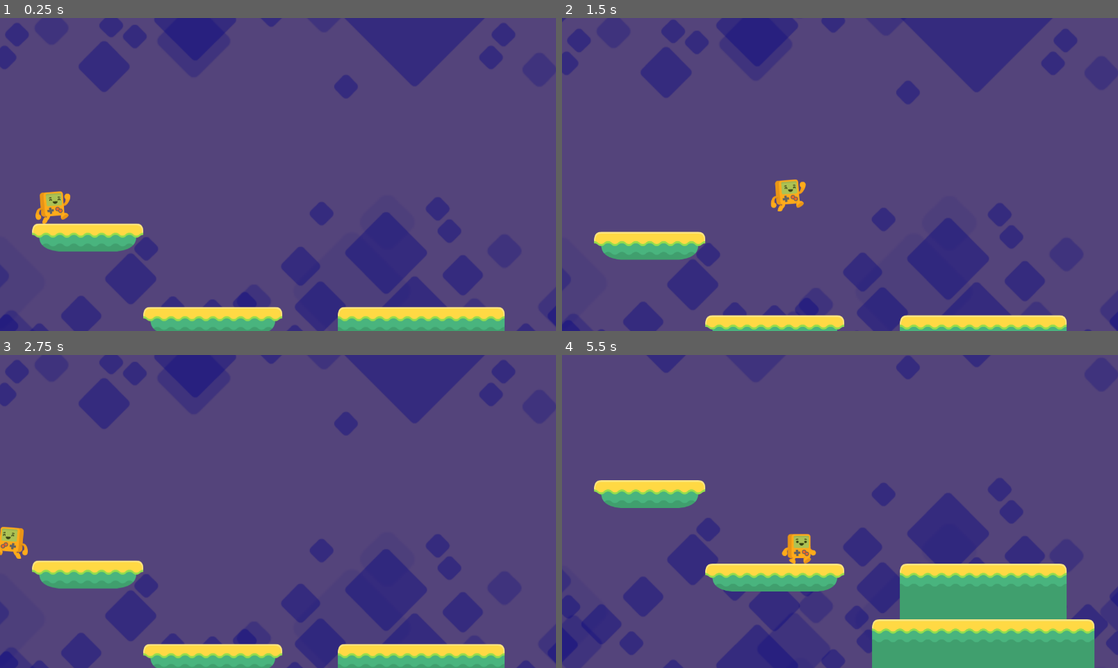
Above: before the commit, frames 1-4 (two rows, left to right).
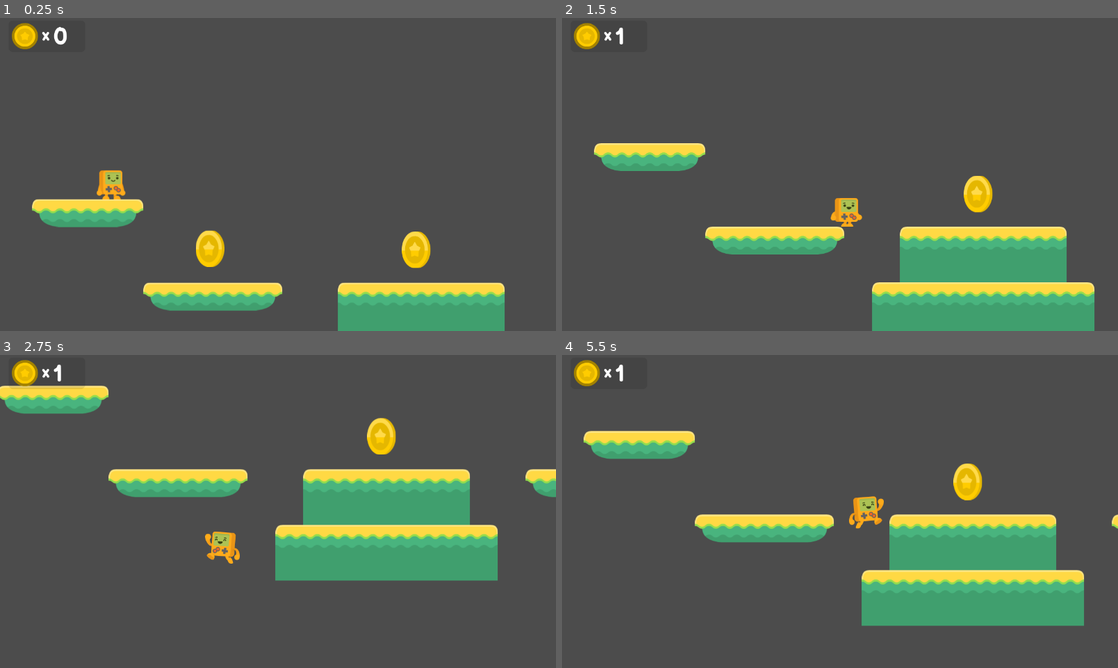
Above: after the commit, the same moments.

Repository: GravesStudios/Platformer-Tutorial
Game: Godot game, scene res://Level1.tscn
Two runs of this game, one before a commit and one after it. Both use one fixed random seed, a clock stepped at 60 frames per second and the inputs below. The project has no main scene, so this scene is started directly.
Inputs:
- Up to frame 1 (0.25 s): no input
- Up to frame 2 (1.5 s): hold D (move_right) from 0.53 s (still down); tap Space (move_up) at 0.77 s
- Up to frame 3 (2.75 s): tap Space (move_up) at 1.52 s; release D (move_right) at 2.03 s; hold A (move_left) from 2.03 s (still down)
- Up to frame 4 (5.5 s): release A (move_left) at 2.78 s; hold D (move_right) 2.78-4.28 s; tap Space (move_up) at 3.02, 3.77, 4.52 s; hold A (move_left) 4.28-5.03 s; hold D (move_right) from 5.03 s (still down)

The runs differ from the first frame. In frame 1, 99% of the frame differs, in the area x 0-100%, y 0-100%; in frame 2, 100%; in frame 3, 100%; in frame 4, 96%.

Commit message:
Finished parts 11 - 12 of the tutorial series.

Diff:
--- /dev/null
+++ b/PlatformerGame/Coin.tscn
@@ -0,0 +1,42 @@
+[gd_scene load_steps=5 format=2]
+
+[ext_resource path="res://Coin_spriteframes.tres" type="SpriteFrames" id=1]
+[ext_resource path="res://Scripts/Coin.gd" type="Script" id=2]
+
+[sub_resource type="CircleShape2D" id=1]
+radius = 42.278
+
+[sub_resource type="Animation" id=2]
+resource_name = "Bounce"
+length = 0.4
+step = 0.05
+tracks/0/type = "value"
+tracks/0/path = NodePath("AnimatedSprite:position")
+tracks/0/interp = 1
+tracks/0/loop_wrap = true
+tracks/0/imported = false
+tracks/0/enabled = true
+tracks/0/keys = {
+"times": PoolRealArray( 0, 0.25, 0.4 ),
+"transitions": PoolRealArray( 1, 1, 1 ),
+"update": 0,
+"values": [ Vector2( 0, 0 ), Vector2( 0, -235.634 ), Vector2( 0, -75.9389 ) ]
+}
+
+[node name="Coin" type="Area2D"]
+collision_layer = 0
+script = ExtResource( 2 )
+
+[node name="CollisionShape2D" type="CollisionShape2D" parent="."]
+shape = SubResource( 1 )
+
+[node name="AnimatedSprite" type="AnimatedSprite" parent="."]
+frames = ExtResource( 1 )
+animation = "spin"
+playing = true
+
+[node name="AnimationPlayer" type="AnimationPlayer" parent="."]
+anims/Bounce = SubResource( 2 )
+
+[connection signal="body_entered" from="." to="." method="_on_Coin_body_entered"]
+[connection signal="animation_finished" from="AnimationPlayer" to="." method="_on_AnimationPlayer_animation_finished"]
--- /dev/null
+++ b/PlatformerGame/Coin_spriteframes.tres
@@ -0,0 +1,13 @@
+[gd_resource type="SpriteFrames" load_steps=4 format=2]
+
+[ext_resource path="res://ASSETS/coin/gold_3.png" type="Texture" id=1]
+[ext_resource path="res://ASSETS/coin/gold_2.png" type="Texture" id=2]
+[ext_resource path="res://ASSETS/coin/gold_1.png" type="Texture" id=3]
+
+[resource]
+animations = [ {
+"frames": [ ExtResource( 3 ), ExtResource( 2 ), ExtResource( 1 ) ],
+"loop": true,
+"name": "spin",
+"speed": 5.0
+} ]
--- a/PlatformerGame/Level1.tscn
+++ b/PlatformerGame/Level1.tscn
@@ -1,10 +1,14 @@
-[gd_scene load_steps=8 format=2]
+[gd_scene load_steps=15 format=2]
 
 [ext_resource path="res://world_tileset.tres" type="TileSet" id=1]
 [ext_resource path="res://Player.tscn" type="PackedScene" id=2]
 [ext_resource path="res://Tiles_OneWay.tres" type="TileSet" id=3]
 [ext_resource path="res://ASSETS/background/set2_background.png" type="Texture" id=4]
 [ext_resource path="res://ASSETS/background/set2_tiles.png" type="Texture" id=5]
+[ext_resource path="res://Coin.tscn" type="PackedScene" id=6]
+[ext_resource path="res://ASSETS/fonts/BalsamiqSans-Bold.ttf" type="DynamicFontData" id=7]
+[ext_resource path="res://ASSETS/HUD/coin_gold.png" type="Texture" id=8]
+[ext_resource path="res://Scripts/HUD.gd" type="Script" id=9]
 
 [sub_resource type="RectangleShape2D" id=1]
 extents = Vector2( 192, 45.7143 )
@@ -12,15 +16,34 @@
 [sub_resource type="RectangleShape2D" id=2]
 extents = Vector2( 1216, 32 )
 
+[sub_resource type="StyleBoxFlat" id=3]
+bg_color = Color( 0, 0, 0, 0.101961 )
+corner_radius_top_left = 10
+corner_radius_top_right = 10
+corner_radius_bottom_right = 10
+corner_radius_bottom_left = 10
+
+[sub_resource type="DynamicFont" id=4]
+size = 38
+font_data = ExtResource( 7 )
+
+[sub_resource type="DynamicFont" id=5]
+size = 55
+font_data = ExtResource( 7 )
+
 [node name="Level1" type="Node2D"]
 
 [node name="Tiles_Solid" type="TileMap" parent="."]
 tile_set = ExtResource( 1 )
+collision_layer = 2
+collision_mask = 49
 format = 1
 tile_data = PoolIntArray( 196609, 4, 0, 196610, 2, 0, 196611, 2, 0, 196612, 5, 0, 262168, 4, 0, 262169, 5, 0, 393221, 4 …(341 unchanged characters)…
 
 [node name="Tiles_OneWay" type="TileMap" parent="."]
 tile_set = ExtResource( 3 )
+collision_layer = 2
+collision_mask = 49
 format = 1
 tile_data = PoolIntArray( 393228, 1, 0, 393229, 2, 0, 393230, 2, 0, 393231, 2, 0, 393232, 2, 0, 393233, 3, 0, 458764, 0, 0, 458765, 0, 0, 458766, 0, 0, 458767, 0, 0, 458768, 0, 0, 458769, 0, 0 )
 
@@ -33,7 +56,7 @@
 one_way_collision = true
 
 [node name="Player" parent="." instance=ExtResource( 2 )]
-position = Vector2( 111.988, 79.2813 )
+position = Vector2( 245.607, 135.421 )
 
 [node name="Camera2D" type="Camera2D" parent="Player"]
 current = true
@@ -49,6 +72,7 @@
 [node name="ParallaxBackground" type="ParallaxBackground" parent="."]
 
 [node name="Solid Purple Sky" type="ParallaxLayer" parent="ParallaxBackground"]
+visible = false
 motion_mirroring = Vector2( 1280, 960 )
 
 [node name="Sprite" type="Sprite" parent="ParallaxBackground/Solid Purple Sky"]
@@ -57,6 +81,7 @@
 centered = false
 
 [node name="Far Blocks" type="ParallaxLayer" parent="ParallaxBackground"]
+visible = false
 motion_scale = Vector2( 0.1, 0.1 )
 motion_mirroring = Vector2( 2560, 1920 )
 
@@ -68,6 +93,7 @@
 offset = Vector2( 0, -100 )
 
 [node name="Middle Blocks" type="ParallaxLayer" parent="ParallaxBackground"]
+visible = false
 motion_scale = Vector2( 0.4, 0.4 )
 motion_mirroring = Vector2( 1600, 1200 )
 
@@ -78,6 +104,7 @@
 centered = false
 
 [node name="Nearby Blocks" type="ParallaxLayer" parent="ParallaxBackground"]
+visible = false
 motion_scale = Vector2( 0.7, 0.7 )
 motion_mirroring = Vector2( 1120, 840 )
 
@@ -88,7 +115,9 @@
 centered = false
 
 [node name="Fall Zone" type="Area2D" parent="."]
-position = Vector2( 1152, 704 )
+position = Vector2( 1151.14, 704 )
+collision_layer = 4
+collision_mask = 5
 __meta__ = {
 "_edit_group_": true
 }
@@ -96,4 +125,71 @@
 [node name="CollisionShape2D" type="CollisionShape2D" parent="Fall Zone"]
 shape = SubResource( 2 )
 
+[node name="HUD" type="CanvasLayer" parent="."]
+script = ExtResource( 9 )
+
+[node name="Panel" type="Panel" parent="HUD"]
+anchor_top = -0.000140137
+anchor_bottom = -0.000140137
+margin_left = 20.0
+margin_top = 6.1009
+margin_right = 196.0
+margin_bottom = 78.1009
+custom_styles/panel = SubResource( 3 )
+__meta__ = {
+"_edit_use_anchors_": false
+}
+
+[node name="TextureRect" type="TextureRect" parent="HUD"]
+margin_left = 26.557
+margin_top = 11.3589
+margin_right = 87.557
+margin_bottom = 72.3589
+texture = ExtResource( 8 )
+__meta__ = {
+"_edit_use_anchors_": false
+}
+
+[node name="x" type="Label" parent="HUD"]
+margin_left = 96.7063
+margin_top = 17.3298
+margin_right = 115.706
+margin_bottom = 81.3298
+custom_fonts/font = SubResource( 4 )
+text = "x"
+__meta__ = {
+"_edit_use_anchors_": false
+}
+
+[node name="CoinCount" type="Label" parent="HUD"]
+anchor_left = -7.88331e-05
+anchor_right = -7.88331e-05
+margin_left = 121.92
+margin_top = 11.4019
+margin_right = 191.92
+margin_bottom = 78.4019
+custom_fonts/font = SubResource( 5 )
+text = "##"
+__meta__ = {
+"_edit_use_anchors_": false
+}
+
+[node name="Coins" type="Node2D" parent="."]
+
+[node name="Coin1" parent="Coins" instance=ExtResource( 6 )]
+position = Vector2( 473.676, 305.93 )
+
+[node name="Coin2" parent="Coins" instance=ExtResource( 6 )]
+position = Vector2( 947.986, 308.58 )
+
+[node name="Coin3" parent="Coins" instance=ExtResource( 6 )]
+position = Vector2( 1402.42, 307.255 )
+
+[node name="Coin4" parent="Coins" instance=ExtResource( 6 )]
+position = Vector2( 1602.48, 166.817 )
+
 [connection signal="body_entered" from="Fall Zone" to="Player" method="_on_Fall_Zone_body_entered"]
+[connection signal="coin_collected" from="Coins/Coin1" to="HUD" method="_on_coin_collected"]
+[connection signal="coin_collected" from="Coins/Coin2" to="HUD" method="_on_coin_collected"]
+[connection signal="coin_collected" from="Coins/Coin3" to="HUD" method="_on_coin_collected"]
+[connection signal="coin_collected" from="Coins/Coin4" to="HUD" method="_on_coin_collected"]
--- a/PlatformerGame/Player.tscn
+++ b/PlatformerGame/Player.tscn
@@ -8,6 +8,7 @@
 height = 13.1727
 
 [node name="Player" type="KinematicBody2D"]
+collision_mask = 30
 script = ExtResource( 2 )
 __meta__ = {
 "_edit_group_": true
--- /dev/null
+++ b/PlatformerGame/Scripts/Coin.gd
@@ -0,0 +1,15 @@
+extends Area2D
+
+signal coin_collected
+
+func _on_Coin_body_entered(body):
+	if body.get_name() == 'Player':
+		$AnimationPlayer.play("Bounce")
+		emit_signal("coin_collected")
+
+		# This line prevents grabbing the same coin 2 times.
+		# This turns the collision mask off.
+		set_collision_mask_bit(0, false)
+
+func _on_AnimationPlayer_animation_finished(anim_name):
+	queue_free()
--- /dev/null
+++ b/PlatformerGame/Scripts/HUD.gd
@@ -0,0 +1,16 @@
+extends CanvasLayer
+
+var coinsCount = 0
+const coinLimit = 4
+
+func _ready():
+	$CoinCount.text = String(coinsCount)
+
+
+
+
+func _on_coin_collected():
+	coinsCount += 1
+	$CoinCount.text = String(coinsCount)
+	if coinsCount == coinLimit:
+		get_tree().change_scene("res://Level1.tscn")
--- a/PlatformerGame/project.godot
+++ b/PlatformerGame/project.godot
@@ -38,6 +38,15 @@
  ]
 }
 
+[layer_names]
+
+2d_physics/layer_1="Player"
+2d_physics/layer_2="Platform"
+2d_physics/layer_3="Fallzone"
+2d_physics/layer_4="Item"
+2d_physics/layer_5="Enemy"
+2d_physics/layer_6="Fireball"
+
 [physics]
 
 common/enable_pause_aware_picking=true
Binary file added: PlatformerGame/ASSETS/HUD/coin_gold.png
Not shown, added: PlatformerGame/ASSETS/HUD/coin_gold.png.import
Binary file added: PlatformerGame/ASSETS/coin/gold_1.png
Not shown, added: PlatformerGame/ASSETS/coin/gold_1.png.import
Binary file added: PlatformerGame/ASSETS/coin/gold_2.png
Not shown, added: PlatformerGame/ASSETS/coin/gold_2.png.import
Binary file added: PlatformerGame/ASSETS/coin/gold_3.png
Not shown, added: PlatformerGame/ASSETS/coin/gold_3.png.import
Binary file added: PlatformerGame/ASSETS/fonts/BalsamiqSans-Bold.ttf
Not shown, added: PlatformerGame/Instructions/CoinInstructions.txt
Not shown, added: PlatformerGame/Instructions/Part 11 - Bouncing Coin and Counting Coins.txt
Not shown, added: .DS_Store
(and 3 more such lines)
